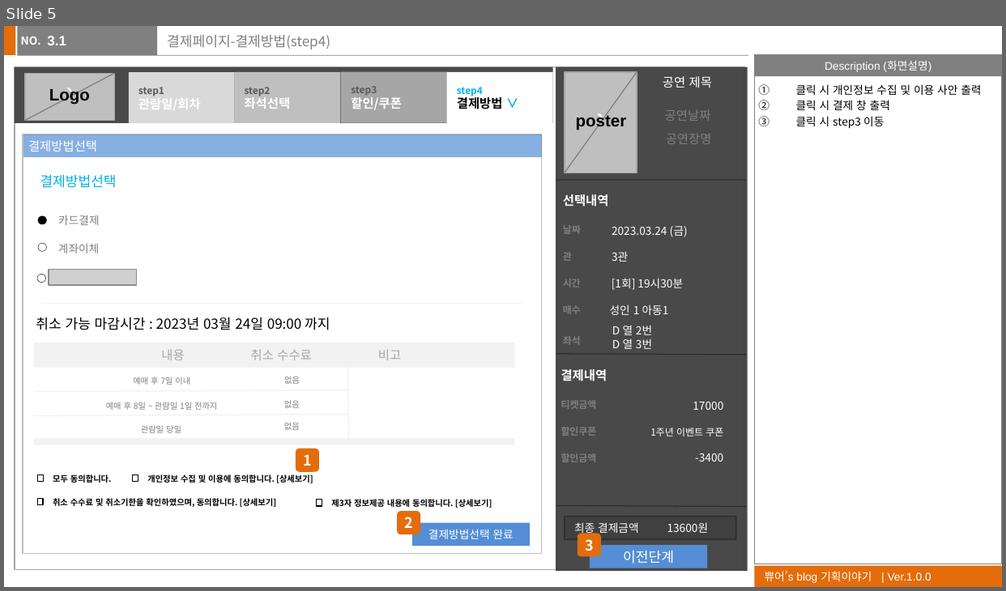
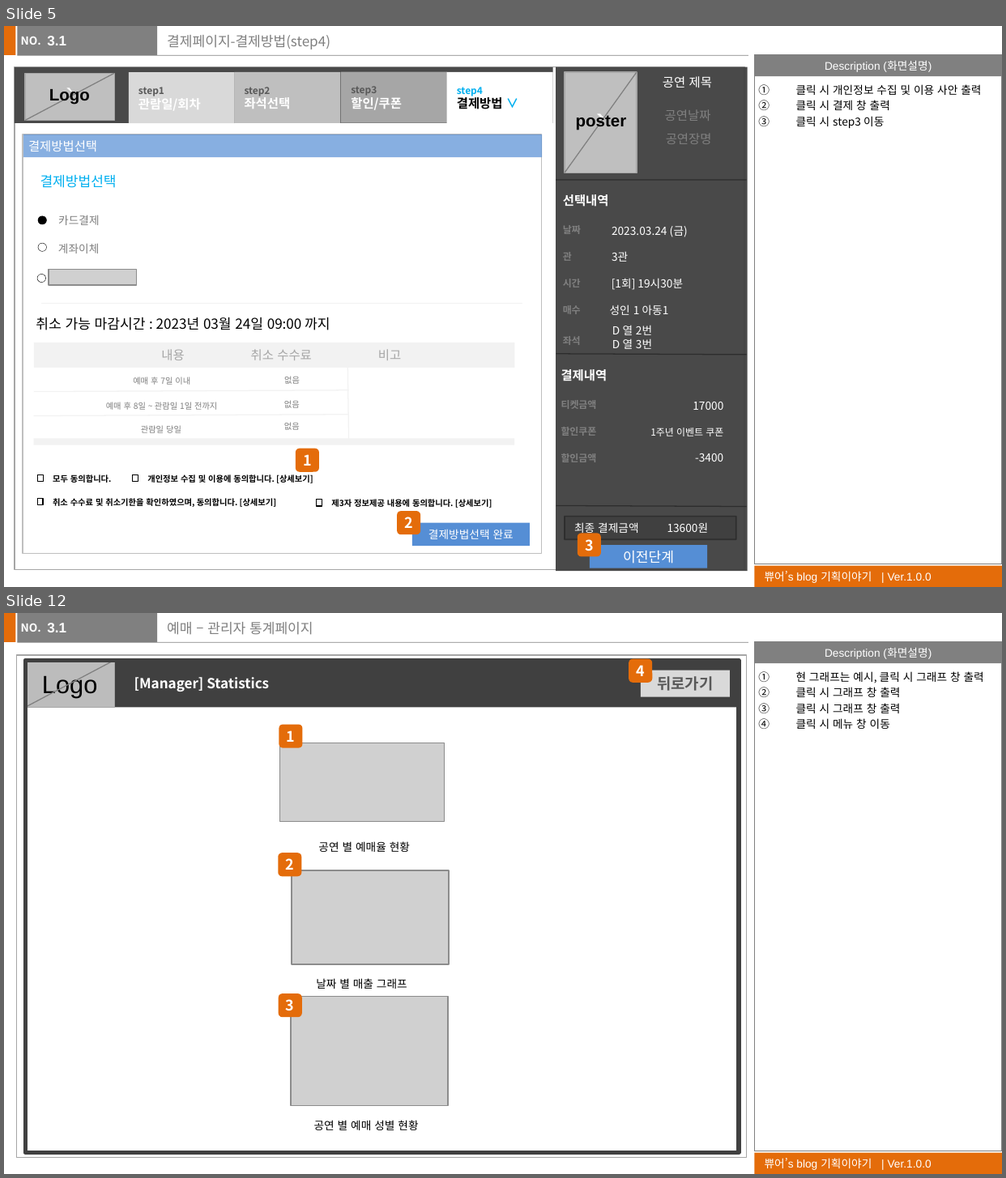
Before and after one commit to kwonjinbeom/StudyCode, a slide deck: jb/프로젝트/스토리보드/스토리보드_권진범.pptx. Shown one above the other, each under a label of ours: slide 5 before the commit, slides 5 and 12 after it; the slides between them are not shown. The pictures are 1006x591 and 1006x1178 pixels, drawn with LibreOffice and Linux fonts; fonts in the diff are those of the drawing; grey boxes stand for pictures; background and template pictures are left out. Boxes give left, top, right and bottom in pixels: in the first picture for what was removed or moved away, otherwise in the second. Text is boxed around its words. In the diff, an @@ line names an element or a change of style, - is before the commit and + after.

```diff
--- a/jb/프로젝트/스토리보드/스토리보드_권진범.pptx
+++ b/jb/프로젝트/스토리보드/스토리보드_권진범.pptx
@@ slide 12 added at [4,613,1002,1174], background #FFFFFF; not listed: 7 template elements that a slide beside it also shows @@
@@ text added at [47,623,66,632], 10 pt, text #FFFFFF, bold @@
+3.1
@@ title added at [167,622,313,635], 10 pt, text #808080 @@
+예매 – 관리자 통계페이지
@@ rectangle added at [17,655,747,1158], fill #FFFFFF at 70% opacity, outline #A6A6A6 0.75 pt @@
@@ rectangle added at [25,660,739,707], fill #404040 @@
@@ rectangle added at [25,660,114,707], fill #F2F2F2 at 70% opacity, outline #A6A6A6 0.75 pt, 18 pt, text #000000 @@
+Logo
@@ line added from (115, 660) to (25, 708), #808080 0.75 pt @@
@@ rectangle added at [25,660,739,1153], outline #404040 3 pt @@
@@ rounded rectangle added at [629,659,653,683], fill #E46C0A, 10.5 pt, text #FFFFFF, bold @@
+4
@@ text added at [134,677,269,692], 10 pt, text #FFFFFF, bold @@
+[Manager] Statistics
@@ rectangle added at [641,670,730,696], fill #D9D9D9, 11 pt, text #595959, bold @@
+뒤로가기
@@ text added at [796,671,984,729], 8 pt, text #000000 @@
+1. 현 그래프는 예시, 클릭 시 그래프 창 출력
+2. 클릭 시 그래프 창 출력
+3. 클릭 시 그래프 창 출력
+4. 클릭 시 메뉴 창 이동
@@ rounded rectangle added at [279,725,304,749], fill #E46C0A, 10.5 pt, text #FFFFFF, bold @@
+1
@@ picture added at [279,743,444,821] @@
@@ rounded rectangle added at [279,853,302,876], fill #E46C0A, 10.5 pt, text #FFFFFF, bold @@
+2
@@ text added at [318,841,410,852], 8 pt, text #000000 @@
+공연 별 예매율 현황
@@ picture added at [292,871,448,965] @@
@@ rounded rectangle added at [279,995,302,1018], fill #E46C0A, 10.5 pt, text #FFFFFF, bold @@
+3
@@ picture added at [291,997,447,1107] @@
@@ text added at [316,978,407,989], 8 pt, text #000000 @@
+날짜 별 매출 그래프
@@ text added at [314,1120,418,1131], 8 pt, text #000000 @@
+공연 별 예매 성별 현황
```
Also in this commit, not shown: 2 slides changed, 4 other slides added, 1 slide removed, 28 other files.
